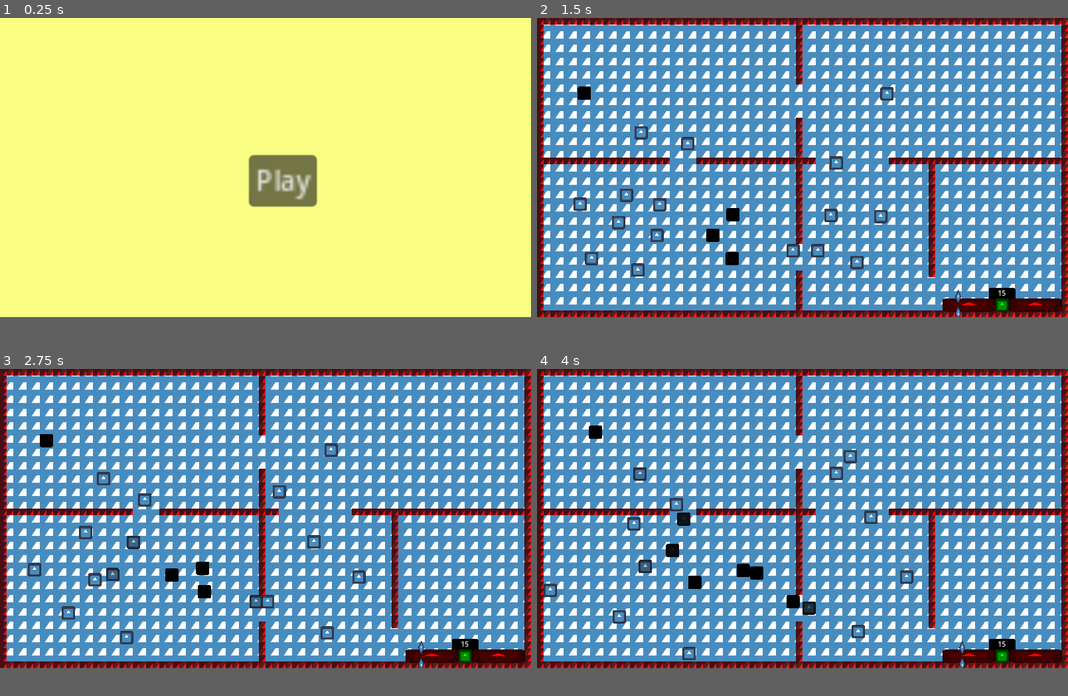
Above: before the commit, frames 1-4 (two rows, left to right).
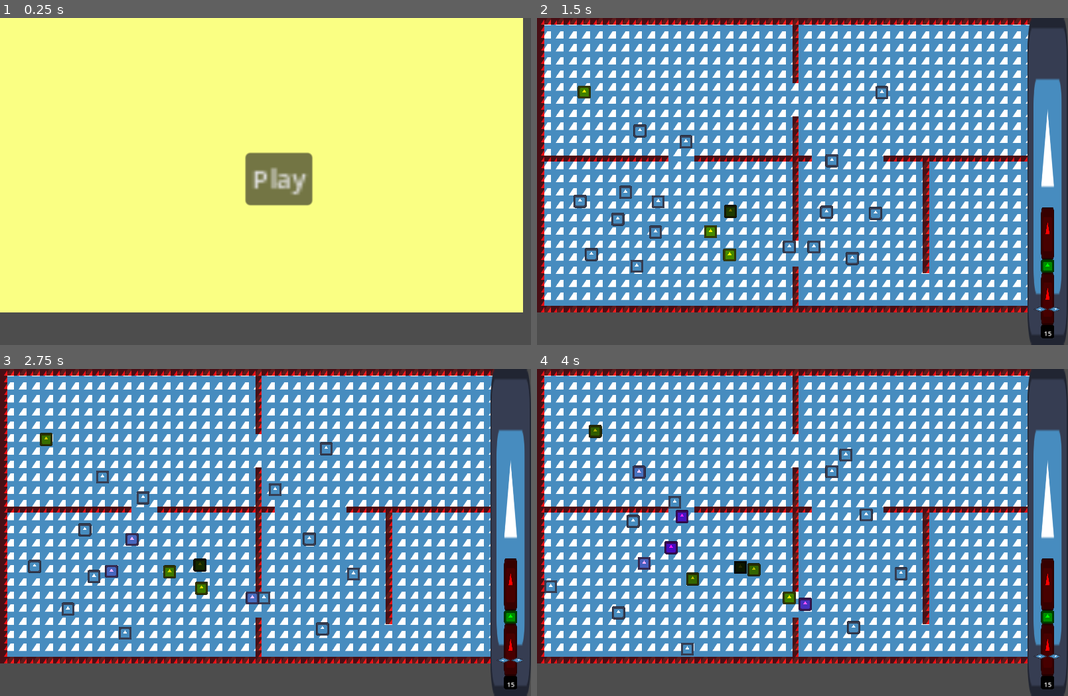
Above: after the commit, the same moments.

Repository: Cax36940/LOLdemic
Game: Godot game, scene res://main.tscn
The game is run twice, just before and just after one commit, with the same random seed, the same clock (stepped at 60 frames per second) and the same inputs. The engine's default icon, where the game draws it, is replaced by a stand-in: a white triangle on a blue panel in a dark square.
Inputs (mouse positions are in pixels of both pictures, inside the frame that each line leads up to):
- Up to frame 1 (0.25 s): no input
- Up to frame 2 (1.5 s): click "Play" at 0.5 s; move the mouse to (919, 152) at 1.27 s; click (919, 152) at 1.42 s
- Up to frame 3 (2.75 s): move the mouse to (159, 532) at 2.02 s; click (159, 532) at 2.17 s
- Up to frame 4 (4 s): move the mouse to (855, 454) at 2.77 s; click (855, 454) at 2.92 s; move the mouse to (775, 578) at 3.52 s; click (775, 578) at 3.67 s
In our replay, the window is 800x450 before the commit and 800x492 after it. These sizes can differ from the game's own. Grey fills any space a smaller window leaves; there, only what the larger window draws over its background counts as a difference.

The runs differ from the first frame. In frame 1, 3.8% of the frame differs, in the area x 0-100%, y 0-92%; in frame 2, 42%; in frame 3, 42%; in frame 4, 42%, in the area x 0-100%, y 0-100%.

Commit message:
dimensions

Diff:
--- a/Player/player.gd
+++ b/Player/player.gd
@@ -53,7 +53,13 @@
 # Called every frame. 'delta' is the elapsed time since the previous frame.
 func _process(delta):
 
-	modulate = Color(max(1-laughing, 0), max(1-laughing, 0), max(1-laughing, 0))
+	if not is_laughing():
+		# Blanc -> magenta
+		modulate = Color(1., min(1.-laughing, 1.), 1.)
+	else:
+		# Jaune -> noir
+		modulate = Color(max(2.-laughing, 0.), max(2.-laughing, 0.), 0.)
+
 	if is_laughing():
 		laugh()
 		laughing = move_toward(laughing, 2., delta / LAUGH_TIME)
@@ -62,3 +68,12 @@
 	if randf() < CHANGE_MOVE_PROB:
 		rand_move()
 	move_and_collide(Vector2(dx * speed * MAX_SPEED * delta, dy * speed * MAX_SPEED * delta))
+
+
+
+func _on_area_2d_input_event(viewport, event, shape_idx):
+	if (event is InputEventMouseButton and event.pressed):
+		if laughing < 1.:
+			laughing = 1.
+		else:
+			laughing = 0.
--- a/Player/player.tscn
+++ b/Player/player.tscn
@@ -16,3 +16,10 @@
 
 [node name="CollisionShape2D" type="CollisionShape2D" parent="."]
 shape = SubResource("RectangleShape2D_koh8q")
+
+[node name="Area2D" type="Area2D" parent="."]
+
+[node name="CollisionShape2D" type="CollisionShape2D" parent="Area2D"]
+shape = SubResource("RectangleShape2D_koh8q")
+
+[connection signal="input_event" from="Area2D" to="." method="_on_area_2d_input_event"]
--- a/interface/Jauge.gd
+++ b/interface/Jauge.gd
@@ -10,7 +10,7 @@
 	pass
 
 func move_pointer(rate):
-	$Pointer.position.x = 144 * rate
+	$Pointer.position.y = 144 * (1 - rate)
 
 func get_laughing():
 	var people = get_node("../../LevelLoader/Level_Base/People").get_children()
--- a/interface/interface.tscn
+++ b/interface/interface.tscn
@@ -11,33 +11,32 @@
 
 [node name="Jauge" type="Node2D" parent="."]
 z_index = 4
-position = Vector2(977, 691)
+position = Vector2(1250, 607)
 script = ExtResource("1_sho8u")
 
 [node name="Sprite2D" type="Sprite2D" parent="Jauge"]
 modulate = Color(1, 0, 0, 1)
 z_index = 4
-position = Vector2(64, 0)
-scale = Vector2(1, 0.25)
+position = Vector2(0, -80)
+scale = Vector2(0.25, 1)
 texture = ExtResource("1_t320a")
 
 [node name="Sprite2D4" type="Sprite2D" parent="Jauge"]
 modulate = Color(0, 0, 0, 1)
-position = Vector2(144, -26)
-scale = Vector2(0.5, 0.25)
+position = Vector2(0, 160)
+scale = Vector2(0.25, 0.25)
 texture = ExtResource("1_t320a")
 
 [node name="Sprite2D2" type="Sprite2D" parent="Jauge"]
 modulate = Color(1, 0, 0, 1)
 z_index = 4
-position = Vector2(224, 0)
-scale = Vector2(1, 0.25)
+position = Vector2(0, 80)
+scale = Vector2(0.25, 1)
 texture = ExtResource("1_t320a")
 
 [node name="Sprite2D3" type="Sprite2D" parent="Jauge"]
 modulate = Color(0, 1, 0, 1)
 z_index = 4
-position = Vector2(144, 0)
 scale = Vector2(0.25, 0.25)
 texture = ExtResource("1_t320a")
 
@@ -46,25 +45,31 @@
 
 [node name="Sprite2D4" type="Sprite2D" parent="Jauge/Pointer"]
 z_index = 4
-position = Vector2(0, -20)
-rotation = -1.1781
+position = Vector2(18, 0)
+rotation = 0.392699
 scale = Vector2(0.15, 0.15)
 skew = 0.785398
 texture = ExtResource("1_t320a")
 
 [node name="Sprite2D5" type="Sprite2D" parent="Jauge/Pointer"]
 z_index = 4
-position = Vector2(0, 20)
-rotation = 1.9635
+position = Vector2(-18, 0)
+rotation = 3.53429
 scale = Vector2(0.15, 0.15)
 skew = 0.785398
 texture = ExtResource("1_t320a")
 
 [node name="Label" type="Label" parent="Jauge"]
 z_index = 4
-offset_left = 134.0
-offset_top = -40.0
-offset_right = 174.0
-offset_bottom = -17.0
-text = "99"
+offset_left = -19.0
+offset_top = 153.0
+offset_right = 21.0
+offset_bottom = 176.0
+text = "00"
+horizontal_alignment = 1
 metadata/_edit_use_anchors_ = true
+
+[node name="Sprite2D" type="Sprite2D" parent="."]
+position = Vector2(1250, 400)
+scale = Vector2(0.781, 6.25)
+texture = ExtResource("1_t320a")
--- a/project.godot
+++ b/project.godot
@@ -17,6 +17,6 @@
 
 [display]
 
-window/size/viewport_width=1280
-window/size/viewport_height=720
+window/size/viewport_width=1300
+window/size/viewport_height=800
 window/stretch/mode="canvas_items"
